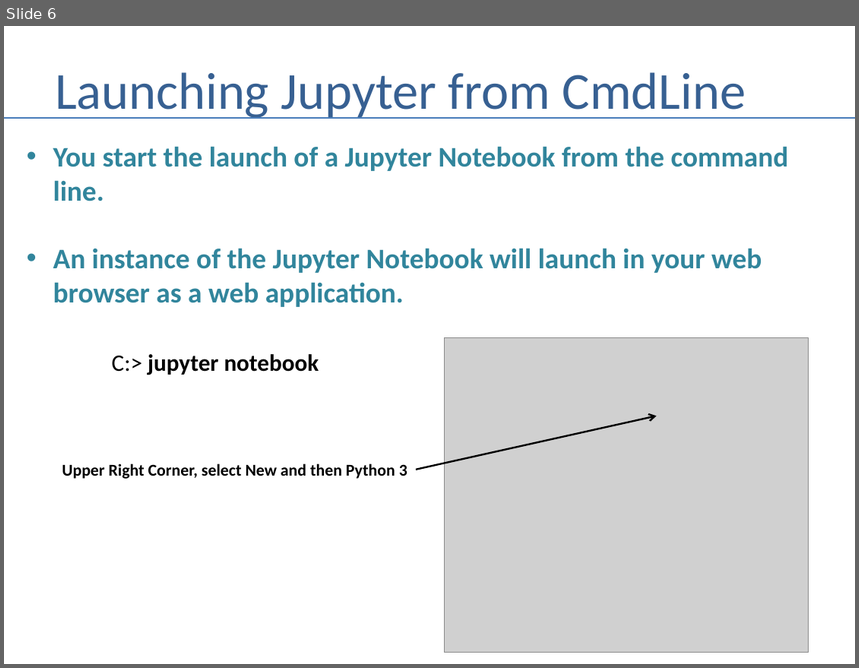
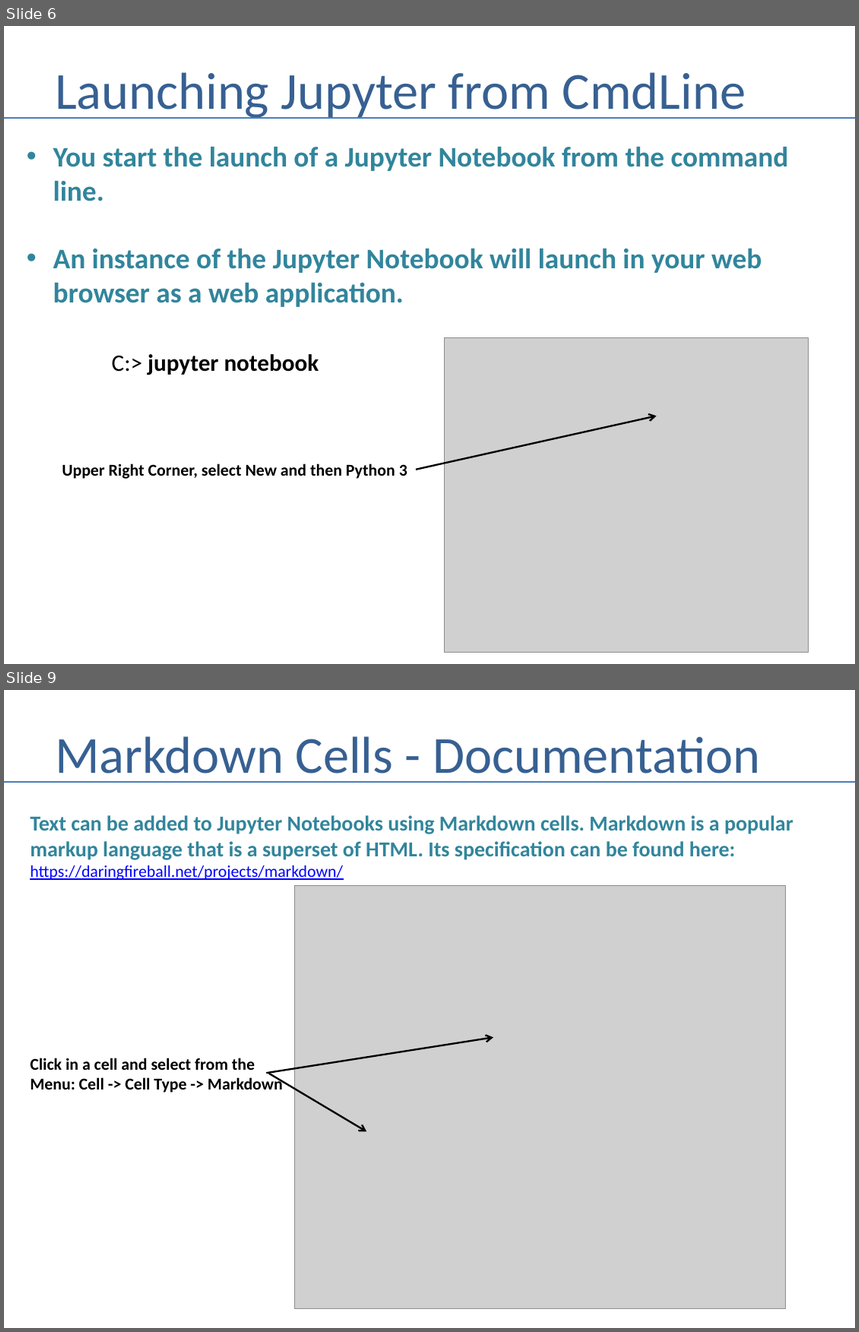
Before and after one commit to andrewferlitsch/Portland-Data-Science-Group, a slide deck: Presentations/Python - Jupyter.pptx. Shown one above the other, each under a label of ours: slide 6 before the commit, slides 6 and 9 after it; the slides between them are not shown. The pictures are 859x668 and 859x1332 pixels, drawn with LibreOffice and Linux fonts; fonts in the diff are those of the drawing; grey boxes stand for pictures. Boxes give left, top, right and bottom in pixels: in the first picture for what was removed or moved away, otherwise in the second. Text is boxed around its words. In the diff, an @@ line names an element or a change of style, - is before the commit and + after.

Commit message:
update for jupyter

```diff
--- a/Presentations/Python - Jupyter.pptx
+++ b/Presentations/Python - Jupyter.pptx
@@ slide 9 added at (x1=4, y1=690, x2=855, y2=1328), background #FFFFFF @@
@@ title added at (x1=55, y1=736, x2=760, y2=783), 44 pt, text #376092 @@
+Markdown Cells - Documentation
@@ line added from (4, 782) to (855, 782), #4B7EBC 1.5 pt @@
@@ text added at (x1=30, y1=815, x2=794, y2=880), 18 pt, text #31859C, bold @@
+Text can be added to Jupyter Notebooks using Markdown cells. Markdown is a popular
+markup language that is a superset of HTML. Its specification can be found here:
+https://daringfireball.net/projects/markdown/
@@ picture added at (x1=295, y1=886, x2=786, y2=1309) @@
@@ arrow added from (266, 1073) to (493, 1037), #000000 1.5 pt @@
@@ text added at (x1=30, y1=1058, x2=283, y2=1093), 14 pt, text #000000, bold @@
+Click in a cell and select from the
+Menu: Cell -> Cell Type -> Markdown
@@ arrow added from (268, 1074) to (367, 1132), #000000 1.5 pt @@
```
Also in this commit, not shown: 1 slide changed, 2 other slides added.
